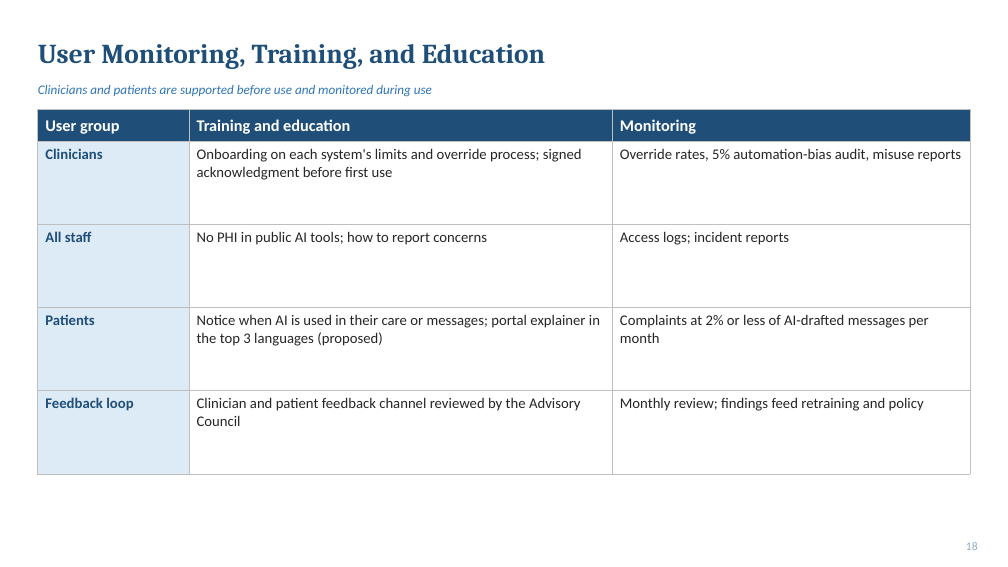
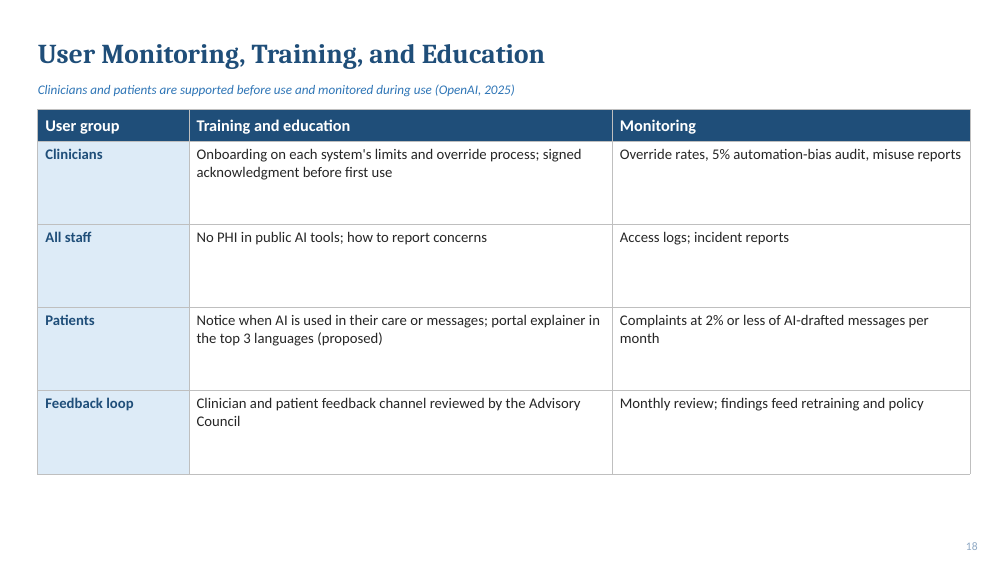
Before and after one commit to arshi-khan1203/arshi-khan1203.github.io, a slide deck: slide 18 of decks/6.5_Final_RAI_Framework.pptx. Drawn at 1008x567 pixels with LibreOffice and Linux fonts; fonts in the diff are those of the drawing. Boxes give left, top, right and bottom in pixels: in the first picture for what was removed or moved away, otherwise in the second. Text is boxed around its words. In the diff, an @@ line names an element or a change of style, - is before the commit and + after.

```diff
--- a/decks/6.5_Final_RAI_Framework.pptx
+++ b/decks/6.5_Final_RAI_Framework.pptx
@@ text at (x1=38, y1=84, x2=515, y2=97): text changed @@
-Clinicians and patients are supported before use and monitored during use
+Clinicians and patients are supported before use and monitored during use (OpenAI, 2025)
```
Also in this commit, not shown: 18 other slides changed, 1 other file.
